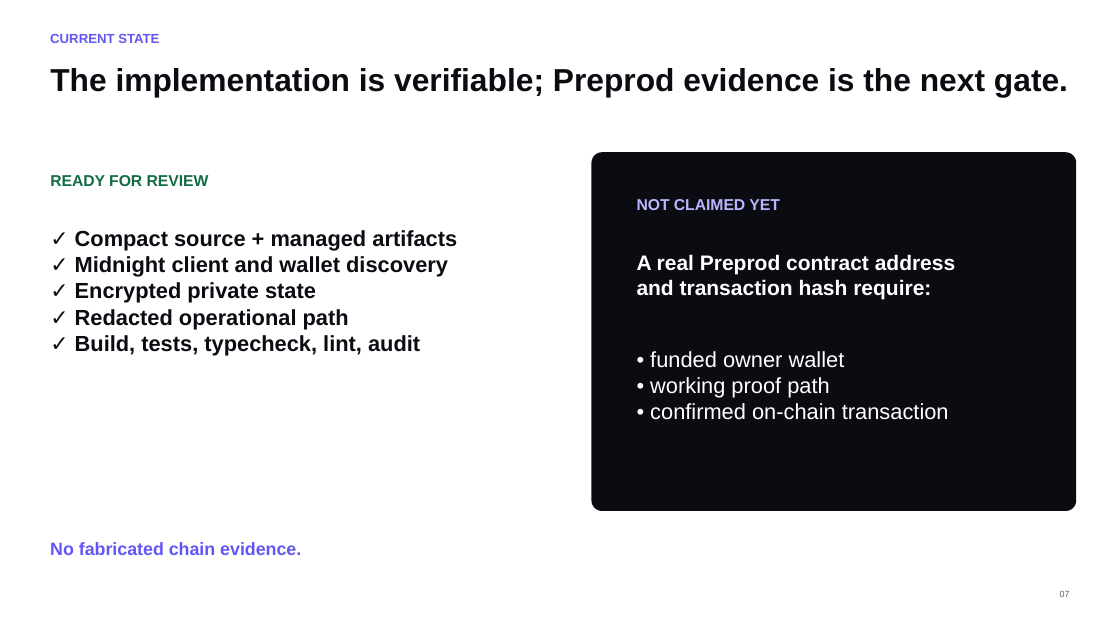
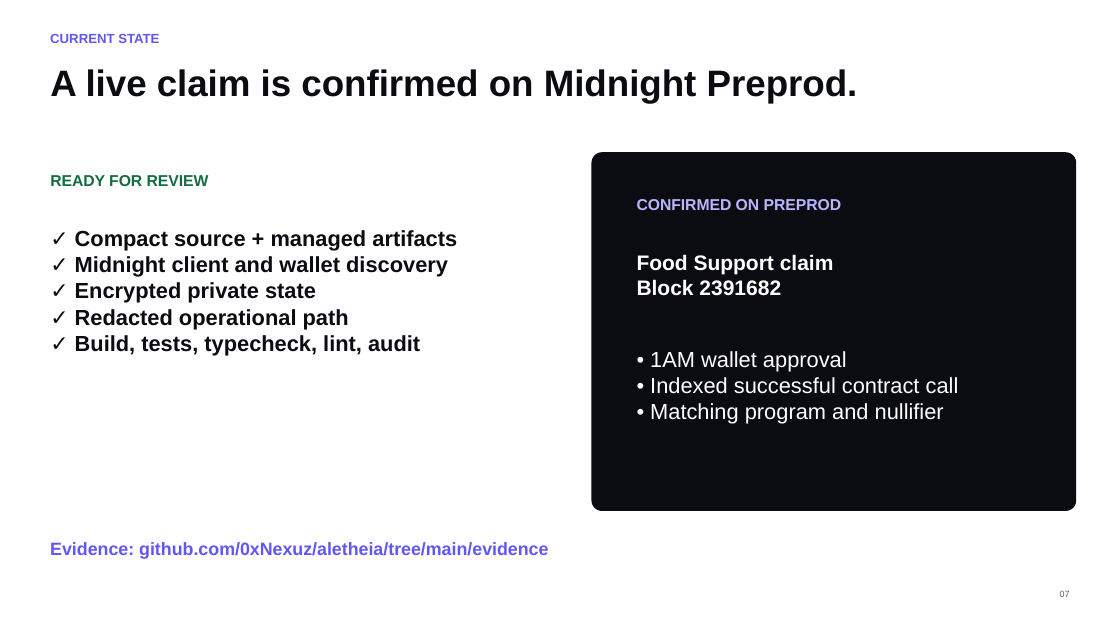
Before and after one commit to 0xNexuz/aletheia, a slide deck: slide 7 of submission/Aletheia_Midnight_Buildathon_Wave1.pptx. Drawn at 1120x630 pixels with LibreOffice and Linux fonts; fonts in the diff are those of the drawing. Boxes give left, top, right and bottom in pixels: in the first picture for what was removed or moved away, otherwise in the second. Text is boxed around its words. In the diff, an @@ line names an element or a change of style, - is before the commit and + after.

Commit message:
fix: align submission evidence and hosted contract discovery

```diff
--- a/submission/Aletheia_Midnight_Buildathon_Wave1.pptx
+++ b/submission/Aletheia_Midnight_Buildathon_Wave1.pptx
@@ text at <box>50,69,858,104</box>: text changed; size 27.2 to 31.5 pt @@
-The implementation is verifiable; Preprod evidence is the next gate.
+A live claim is confirmed on Midnight Preprod.
@@ text at <box>637,199,842,210</box>: text changed @@
-NOT CLAIMED YET
+CONFIRMED ON PREPROD
@@ text at <box>637,254,834,296</box>: text changed @@
-A real Preprod contract address and transaction hash require:
+Food Support claim
+Block 2391682
@@ text at <box>650,351,959,424</box>: text changed @@
-• funded owner wallet
-• working proof path
-• confirmed on-chain transaction
+• 1AM wallet approval
+• Indexed successful contract call
+• Matching program and nullifier
@@ text at <box>50,542,548,559</box>: text changed @@
-No fabricated chain evidence.
+Evidence: github.com/0xNexuz/aletheia/tree/main/evidence
```
Also in this commit, not shown: 7 other slides changed, 16 other files.
